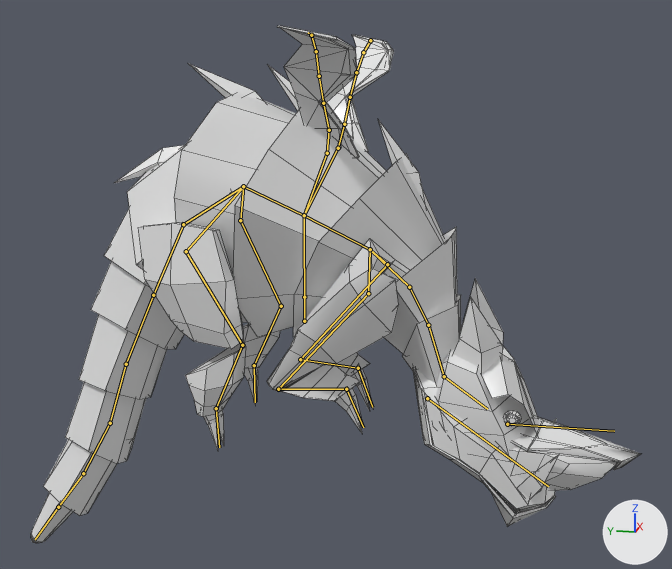
A saved change to the FBX model Assets/Art/StaticMesh/Entity/RIG_GreatDragon.fbx.
Camera for both pictures: a camera (50 mm lens) standing at (-7.53, -1.78, 2.01) and looking at (0.12, -0.25, 0.09). Lighting does not change. The marker at lower right points along +X, +Y and +Z. The picture after the commit comes second. The bones that change, and the others that lie on the model, are drawn over the model as lines. Mesh edges are drawn as thin lines.

In view in the first picture: 'SM_GreatDragon'.
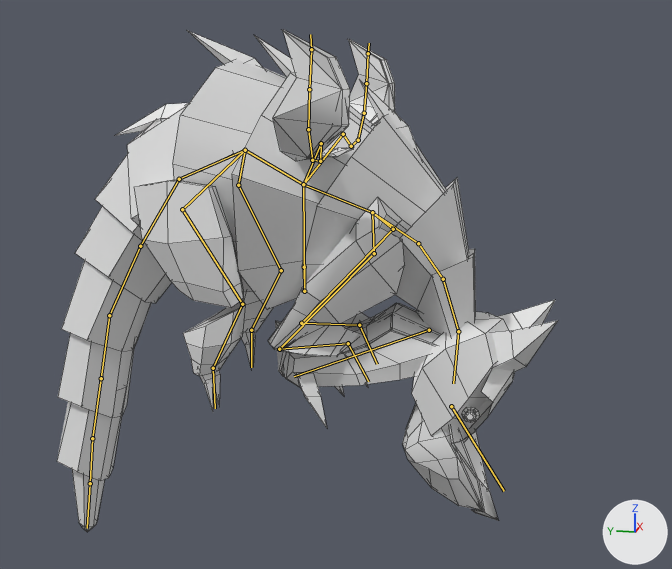
The newer file adds an action. The first version stands in its rest pose; the second is drawn at frame 19 of the action 'RIG_GreatDragon|RIG_GreatDragonAction.001'.

Changed parts and their boxes (x1, y1, x2, y2) in the pictures (672 x 569 px):
'SM_GreatDragon', posed (18% narrower): before (31, 26, 641, 543); after (57, 30, 558, 532)
bone 'Root', root to tip: before (304, 297) to (304, 321); after (304, 267) to (304, 291)
bone 'Hip', root to tip: before (304, 215) to (243, 186); after (303, 184) to (245, 150)
bone 'tail1', root to tip: before (243, 186) to (183, 224); after (245, 150) to (179, 179)
bone 'tail2', root to tip: before (183, 224) to (153, 295); after (179, 179) to (140, 246)
bone 'tail3', root to tip: before (153, 295) to (126, 364); after (140, 246) to (109, 315)
bone 'tail4', root to tip: before (126, 364) to (110, 423); after (109, 315) to (101, 378)
bone 'tail5', root to tip: before (110, 423) to (83, 473); after (101, 378) to (92, 438)
bone 'tail6', root to tip: before (83, 473) to (58, 507); after (92, 438) to (90, 483)
bone 'L_Leg2', root to tip: before (240, 220) to (281, 306); after (238, 185) to (281, 270)
bone 'L_Leg3', root to tip: before (281, 306) to (254, 365); after (281, 270) to (251, 330)
bone 'R_Leg2', root to tip: before (186, 251) to (242, 345); after (182, 209) to (242, 304)
bone 'R_Leg3', root to tip: before (242, 345) to (216, 408); after (242, 304) to (213, 368)
bone 'spine1', root to tip: before (304, 215) to (370, 249); after (303, 184) to (372, 212)
bone 'spine2', root to tip: before (370, 249) to (409, 287); after (372, 212) to (418, 243)
bone 'spine3', root to tip: before (409, 287) to (428, 325); after (418, 243) to (443, 279)
bone 'spine4', root to tip: before (428, 325) to (444, 376); after (443, 279) to (458, 331)
bone 'Head', root to tip: before (444, 376) to (487, 409); after (458, 331) to (453, 383)
bone 'MouthDown', root to tip: before (427, 398) to (548, 486); after (429, 330) to (294, 376)
bone 'L_Arm2', root to tip: before (387, 264) to (300, 359); after (393, 229) to (301, 323)
bone 'L_Arm3', root to tip: before (300, 359) to (358, 368); after (301, 323) to (359, 325)
bone 'R_Arm2', root to tip: before (368, 293) to (278, 389); after (374, 253) to (279, 349)
bone 'R_Arm3', root to tip: before (278, 389) to (346, 389); after (279, 349) to (348, 343)
bone 'L_Wing1', root to tip: before (304, 215) to (338, 148); after (303, 184) to (343, 134)
bone 'L_Wing2', root to tip: before (338, 148) to (344, 124); after (343, 134) to (351, 146)
bone 'L_Wing3', root to tip: before (344, 124) to (350, 97); after (351, 146) to (358, 140)
bone 'L_Wing4', root to tip: before (350, 97) to (356, 72); after (358, 140) to (364, 113)
bone 'L_Wing5', root to tip: before (356, 72) to (363, 52); after (364, 113) to (366, 83)
bone 'L_Wing6', root to tip: before (363, 52) to (370, 40); after (366, 83) to (368, 53)
bone 'R_Wing1', root to tip: before (304, 215) to (327, 153); after (303, 184) to (321, 143)
bone 'R_Wing2', root to tip: before (327, 153) to (329, 130); after (321, 143) to (320, 161)
bone 'R_Wing3', root to tip: before (329, 130) to (323, 103); after (320, 161) to (312, 160)
bone 'R_Wing4', root to tip: before (323, 103) to (319, 76); after (312, 160) to (308, 129)
bone 'R_Wing5', root to tip: before (319, 76) to (316, 51); after (308, 129) to (309, 89)
bone 'R_Wing6', root to tip: before (316, 51) to (311, 35); after (309, 89) to (311, 49)

The change in detail:
Bone 'Root' (bone_root) moves from (0.0, 0.0, 0.0) to (0.0, -0.26, 0.0).
Bone 'Hip' (bone_hip) turns from (0, 0, 0) to (5, 0, 0) degrees about its own x, y and z.
Bone 'tail1' (bone_tail1) turns from (0, 0, 0) to (4, 0, 0) degrees about its own x, y and z.
Bone 'tail2' (bone_tail2) turns from (0, 0, 0) to (-1, 0, 0) degrees about its own x, y and z.
Bone 'tail3' (bone_tail3) turns from (0, 0, 0) to (-5, 0, 0) degrees about its own x, y and z.
Bone 'tail4' (bone_tail4) turns from (0, 0, 0) to (-9, 0, 0) degrees about its own x, y and z.
Bone 'tail5' (bone_tail5) turns from (0, 0, 0) to (-11, 0, 0) degrees about its own x, y and z.
Bone 'tail6' (bone_tail6) turns from (0, 0, 0) to (-12, 0, 0) degrees about its own x, y and z.
Bone 'L_Leg2' (bone_l_leg2) turns from (0, 0, 0) to (-3, 0, -6) degrees about its own x, y and z.
Bone 'L_Leg3' (bone_l_leg3) turns from (0, 0, 0) to (3, 0, 3) degrees about its own x, y and z.
Bone 'R_Leg2' (bone_r_leg2) turns from (0, 0, 0) to (-3, 0, 6) degrees about its own x, y and z.
Bone 'R_Leg3' (bone_r_leg3) turns from (0, 0, 0) to (3, 0, -3) degrees about its own x, y and z.
Bone 'spine1' (bone_spine1) turns from (0, 0, 0) to (-5, 0, 0) degrees about its own x, y and z.
Bone 'spine2' (bone_spine2) turns from (0, 0, 0) to (-4, 0, 0) degrees about its own x, y and z.
Bone 'spine3' (bone_spine3) turns from (0, 0, 0) to (2, 0, 0) degrees about its own x, y and z.
Bone 'spine4' (bone_spine4) turns from (0, 0, 0) to (7, 0, 0) degrees about its own x, y and z.
Bone 'Head' (bone_head) turns from (0, 0, 0) to (58, 0, 0) degrees about its own x, y and z.
Bone 'MouthDown' (bone_mouthdown) turns from (0, 0, 0) to (65, 0, 0) degrees about its own x, y and z.
Bone 'L_Arm2' (bone_l_arm2) turns from (0, 0, 0) to (4, 0, -6) degrees about its own x, y and z.
Bone 'L_Arm3' (bone_l_arm3) turns from (0, 0, 0) to (1, 0, 6) degrees about its own x, y and z.
Bone 'R_Arm2' (bone_r_arm2) turns from (0, 0, 0) to (4, 0, 6) degrees about its own x, y and z.
Bone 'R_Arm3' (bone_r_arm3) turns from (0, 0, 0) to (1, 0, -6) degrees about its own x, y and z.
Bone 'L_Wing1' (bone_l_wing1) turns from (0, 0, 0) to (5, -10, -26) degrees about its own x, y and z.
Bone 'L_Wing2' (bone_l_wing2) turns from (0, 0, 0) to (11, -6, -65) degrees about its own x, y and z.
Bone 'L_Wing3' (bone_l_wing3) turns from (0, 0, 0) to (-5, 2, 54) degrees about its own x, y and z.
Bone 'L_Wing4' (bone_l_wing4) turns from (0, 0, 0) to (-4, 2, 47) degrees about its own x, y and z.
Bone 'L_Wing5' (bone_l_wing5) turns from (0, 0, 0) to (-3, 1, 34) degrees about its own x, y and z.
Bone 'L_Wing6' (bone_l_wing6) turns from (0, 0, 0) to (-2, 1, 26) degrees about its own x, y and z.
Bone 'R_Wing1' (bone_r_wing1) turns from (0, 0, 0) to (5, 10, 26) degrees about its own x, y and z.
Bone 'R_Wing2' (bone_r_wing2) turns from (0, 0, 0) to (10, 6, 63) degrees about its own x, y and z.
Bone 'R_Wing3' (bone_r_wing3) turns from (0, 0, 0) to (-5, -2, -53) degrees about its own x, y and z.
Bone 'R_Wing4' (bone_r_wing4) turns from (0, 0, 0) to (-4, -2, -46) degrees about its own x, y and z.
Bone 'R_Wing5' (bone_r_wing5) turns from (0, 0, 0) to (-3, -1, -34) degrees about its own x, y and z.
Bone 'R_Wing6' (bone_r_wing6) turns from (0, 0, 0) to (-2, -1, -26) degrees about its own x, y and z.
